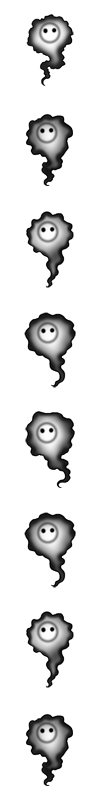
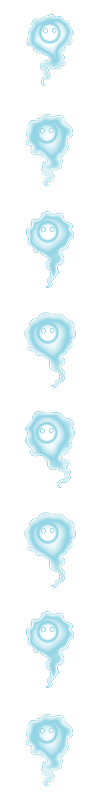
The second 100 × 800 image is a revision of the first. Changes to its layers:
pixels changed over 24, 14, 76, 786 (layer not identified)
